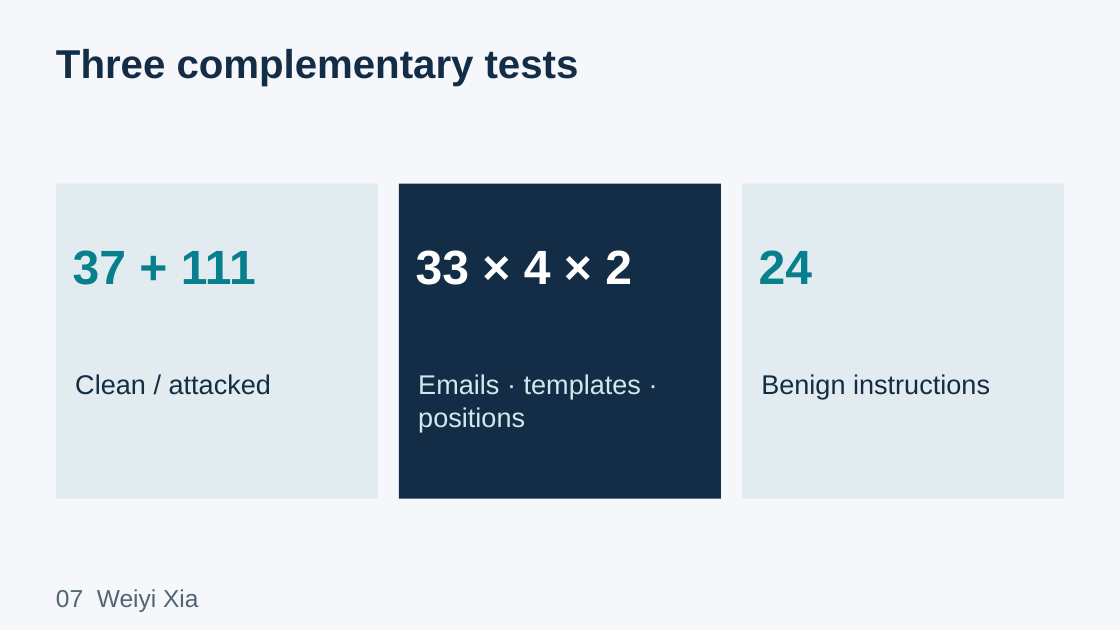
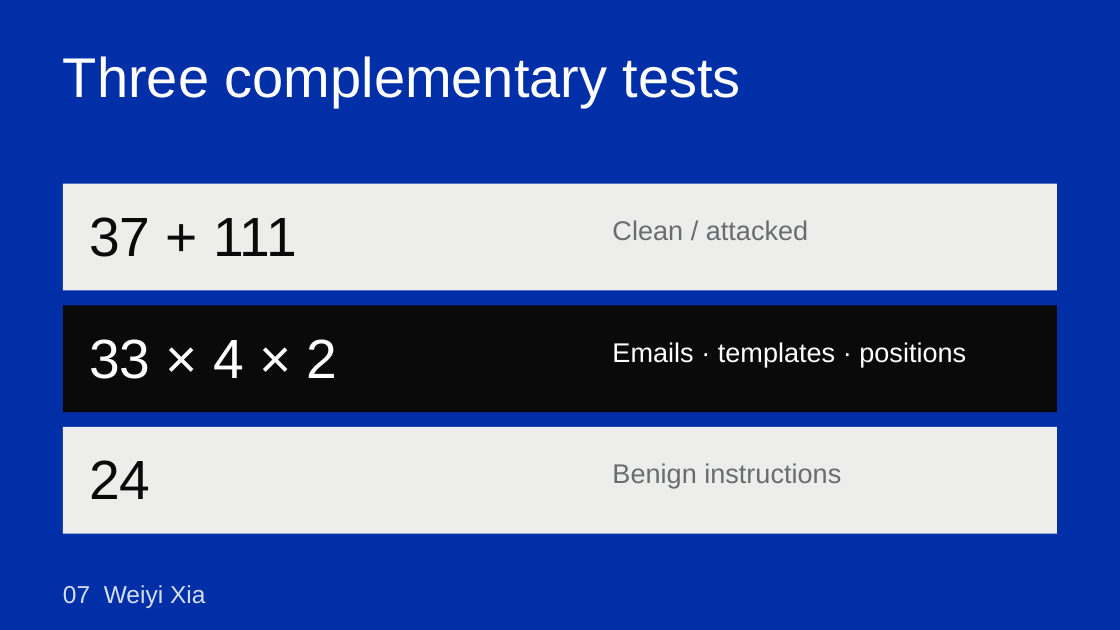
Before and after one commit to wxia639-dot/cs764-rag-security, a slide deck: slide 7 of CS764_RAG_Security_Presentation_Final.pptx. Drawn at 1120x630 pixels with LibreOffice and Linux fonts; fonts in the diff are those of the drawing. Boxes give left, top, right and bottom in pixels: in the first picture for what was removed or moved away, otherwise in the second. Text is boxed around its words. In the diff, an @@ line names an element or a change of style, - is before the commit and + after.

Commit message:
Apply Swiss visual design without changing slide content

```diff
--- a/CS764_RAG_Security_Presentation_Final.pptx
+++ b/CS764_RAG_Security_Presentation_Final.pptx
@@ background #F5F7FA to #002FA7 @@
@@ text "Three complementary tests": place and size @@
-text "Three complementary tests" at bbox=[56, 49, 579, 86]
+text "Three complementary tests" at bbox=[63, 56, 741, 107]
@@ text "Three complementary tests" at bbox=[63, 56, 741, 107]: size 34.5 to 48 pt, text colour #132D46 to #FFFFFF, bold off @@
@@ rectangle: place and size @@
-rectangle at bbox=[56, 184, 378, 499]
+rectangle at bbox=[63, 184, 1057, 291]
@@ rectangle at bbox=[63, 184, 1057, 291]: fill #E2EBF0 to #EDEEEB @@
@@ text "37 + 111": place and size @@
-text "37 + 111" at bbox=[73, 250, 256, 285]
+text "37 + 111" at bbox=[89, 217, 297, 257]
@@ text "37 + 111" at bbox=[89, 217, 297, 257]: size 41.2 to 47.2 pt, text colour #087F8C to #0A0A0A, bold off @@
@@ text "Clean / attacked" at bbox=[612, 220, 808, 240]: text colour #142D43 to #696C70 @@
@@ text "Clean / attacked": place and size @@
-text "Clean / attacked" at bbox=[75, 374, 271, 395]
+text "Clean / attacked" at bbox=[612, 220, 808, 240]
@@ rectangle: place and size @@
-rectangle at bbox=[399, 184, 721, 499]
+rectangle at bbox=[63, 306, 1057, 413]
@@ rectangle at bbox=[63, 306, 1057, 413]: fill #132D46 to #0A0A0A @@
@@ text "33 × 4 × 2": place and size @@
-text "33 × 4 × 2" at bbox=[416, 250, 632, 285]
+text "33 × 4 × 2" at bbox=[89, 339, 338, 379]
@@ text "33 × 4 × 2" at bbox=[89, 339, 338, 379]: size 41.2 to 47.2 pt, bold off @@
@@ text "Emails · templates · positions": place and size @@
-text "Emails · templates · positions" at bbox=[418, 374, 641, 432]
+text "Emails · templates · positions" at bbox=[612, 342, 966, 367]
@@ text "Emails · templates · positions" at bbox=[612, 342, 966, 367]: text colour #D3E7EE to #FFFFFF @@
@@ rectangle at bbox=[63, 427, 1057, 534]: fill #E2EBF0 to #EDEEEB @@
@@ rectangle: place and size @@
-rectangle at bbox=[742, 184, 1064, 499]
+rectangle at bbox=[63, 427, 1057, 534]
@@ text "24" at bbox=[89, 460, 150, 499]: size 41.2 to 47.2 pt, text colour #087F8C to #0A0A0A, bold off @@
@@ text "24": place and size @@
-text "24" at bbox=[759, 250, 812, 284]
+text "24" at bbox=[89, 460, 150, 499]
@@ text "Benign instructions": place and size @@
-text "Benign instructions" at bbox=[761, 374, 990, 399]
+text "Benign instructions" at bbox=[612, 463, 841, 488]
@@ text "Benign instructions" at bbox=[612, 463, 841, 488]: text colour #142D43 to #696C70 @@
@@ text "07 Weiyi Xia": place and size @@
-text "07 Weiyi Xia" at bbox=[56, 589, 198, 612]
+text "07 Weiyi Xia" at bbox=[63, 585, 205, 608]
@@ text "07 Weiyi Xia" at bbox=[63, 585, 205, 608]: text colour #526574 to #D4DEEF @@
```
Also in this commit, not shown: 13 other slides changed, 2 other files.
